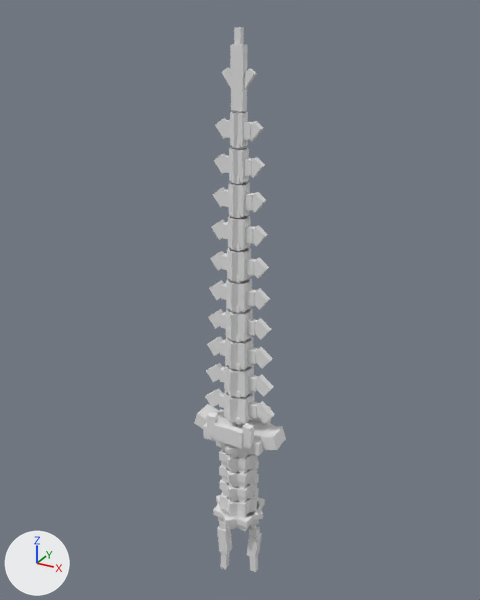
An edit to the OBJ model client/src/main/resources/assets/bong/models/item/beast_spine_sword/beast_spine_sword.obj, drawn before and after from the same camera.
One viewpoint serves both versions: a 50 mm camera at (1.472, -2.261, 2.075) aimed at (0.471, -0.44, 1.164). Arrows for +X, +Y and +Z are at lower left; the lights stay in place. The picture after the commit comes second. Where no turn or scale is listed for an object, it has been applied to the vertices.

Names of what the first picture shows: 'beast_spine_sword'.
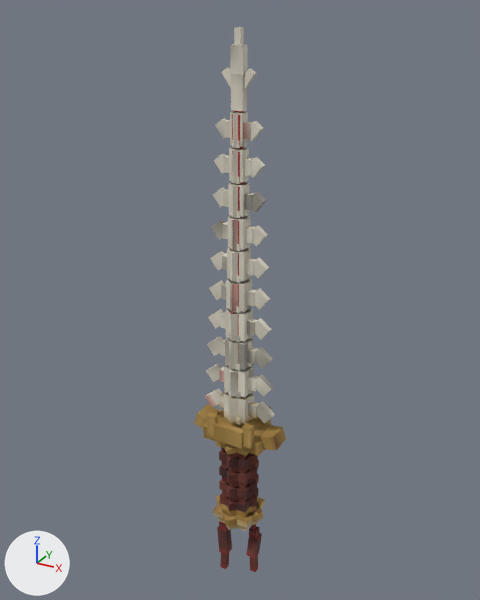
The change, as a list of edits to the scene's bpy script:
```text
Add img_atlas:
    img_atlas = load_image('atlas', '../../../textures/item/beast_spine_sword/atlas.png', 64, 64, 'sRGB')
Add mat_beast_spine_sword_atlas:
    mat_beast_spine_sword_atlas = principled_material('beast_spine_sword_atlas')
    mat_beast_spine_sword_atlas.texture = img_atlas
    mat_beast_spine_sword_atlas.roughness = 0.9
Change me_beast_spine_sword:
    where me_beast_spine_sword.from_pydata(...)  # 1160 vertices, 870 faces; spans x 0.33..0.67, y -0.6..-0.4, z 0.0..2.03
    add me_beast_spine_sword.materials.append(mat_beast_spine_sword_atlas)  # picture img_atlas
```

What differs and where, as boxes (x1, y1, x2, y2) in the pictures (480 x 600 px):
'beast_spine_sword', recoloured (darker): (194, 27, 286, 572) in both
